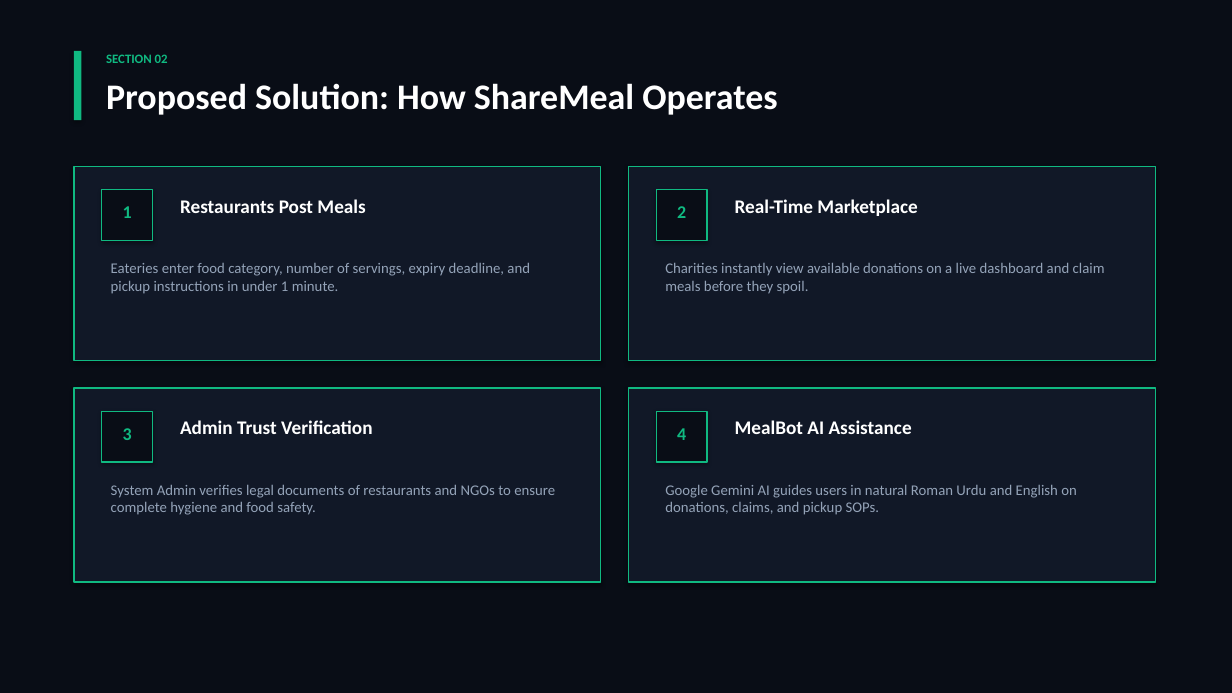
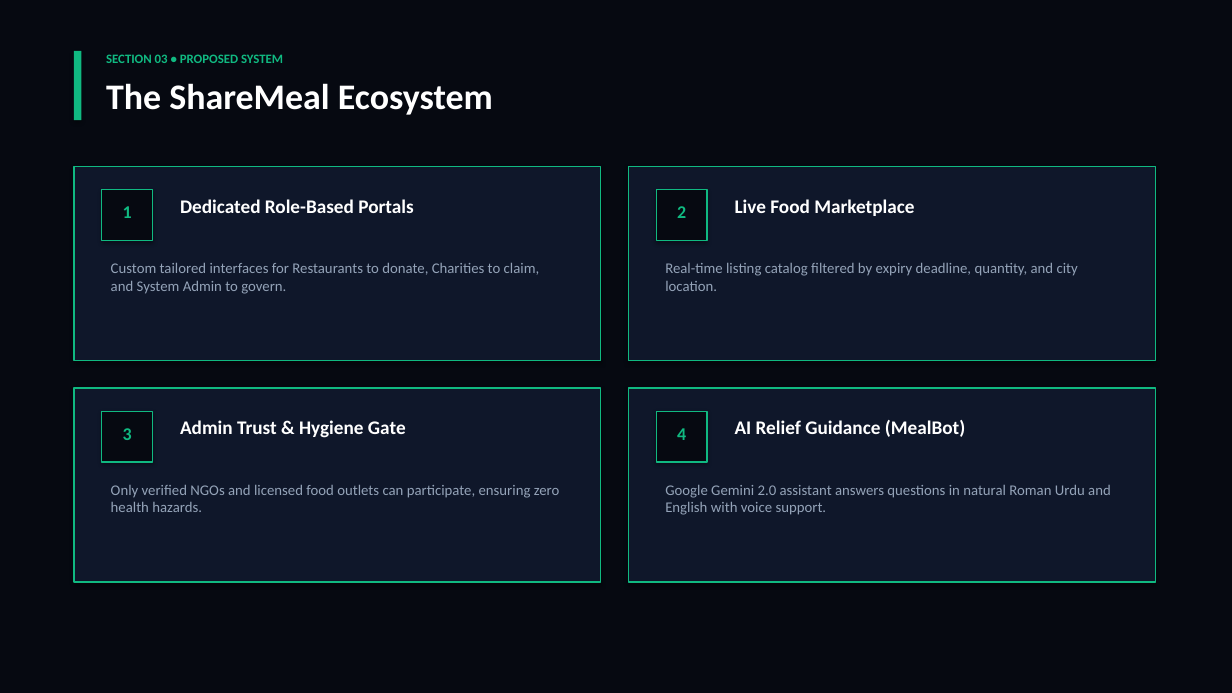
Before and after one commit to Khulfan42/ShareMeal-Platform, a slide deck: slide 5 of wwwroot/ShareMeal_Presentation.pptx (slide 4 before the commit). Drawn at 1232x693 pixels with LibreOffice and Linux fonts; fonts in the diff are those of the drawing. Boxes give left, top, right and bottom in pixels: in the first picture for what was removed or moved away, otherwise in the second. Text is boxed around its words. In the diff, an @@ line names an element or a change of style, - is before the commit and + after.

Commit message:
fix: resolve JS bug causing all buttons to break on live site + regenerate pptx with images + update presentation slides

```diff
--- a/wwwroot/ShareMeal_Presentation.pptx
+++ b/wwwroot/ShareMeal_Presentation.pptx
@@ rectangle at bbox=[0, 0, 1232, 693]: fill #090D16 to #060911 @@
@@ text at bbox=[106, 54, 283, 63]: text changed @@
-SECTION 02
+SECTION 03 • PROPOSED SYSTEM
@@ text at bbox=[106, 83, 493, 115]: text changed @@
-Proposed Solution: How ShareMeal Operates
+The ShareMeal Ecosystem
@@ fill #111827 to #0F172A in 4 elements at bbox=[628, 166, 1155, 360], bbox=[74, 388, 601, 582], bbox=[628, 388, 1155, 582], bbox=[74, 166, 601, 360] @@
@@ text at bbox=[180, 199, 413, 213]: text changed @@
-Restaurants Post Meals
+Dedicated Role-Based Portals
@@ text at bbox=[735, 199, 914, 216]: text changed @@
-Real-Time Marketplace
+Live Food Marketplace
@@ text at bbox=[111, 263, 540, 294]: text changed @@
-Eateries enter food category, number of servings, expiry deadline, and pickup instructions in under 1 minute.
+Custom tailored interfaces for Restaurants to donate, Charities to claim, and System Admin to govern.
@@ text at bbox=[665, 263, 1078, 291]: text changed @@
-Charities instantly view available donations on a live dashboard and claim meals before they spoil.
+Real-time listing catalog filtered by expiry deadline, quantity, and city location.
@@ text at bbox=[180, 420, 406, 438]: text changed @@
-Admin Trust Verification
+Admin Trust & Hygiene Gate
@@ text at bbox=[735, 420, 965, 437]: text changed @@
-MealBot AI Assistance
+AI Relief Guidance (MealBot)
@@ text at bbox=[111, 485, 560, 512]: text changed @@
-System Admin verifies legal documents of restaurants and NGOs to ensure complete hygiene and food safety.
+Only verified NGOs and licensed food outlets can participate, ensuring zero health hazards.
@@ text at bbox=[665, 485, 1111, 515]: text changed @@
-Google Gemini AI guides users in natural Roman Urdu and English on donations, claims, and pickup SOPs.
+Google Gemini 2.0 assistant answers questions in natural Roman Urdu and English with voice support.
```
Also in this commit, not shown: 7 other slides changed, 5 slides added, 3 slides removed, 3 other files.
